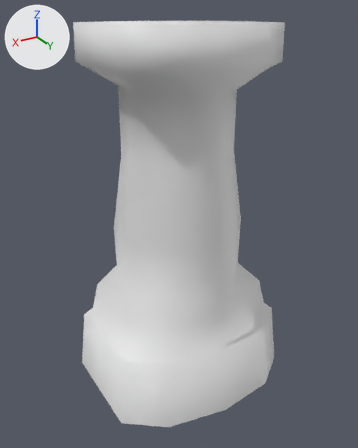
What one commit did to the glTF model client/assets/models/buildings/castle/castle_pillar.glb.
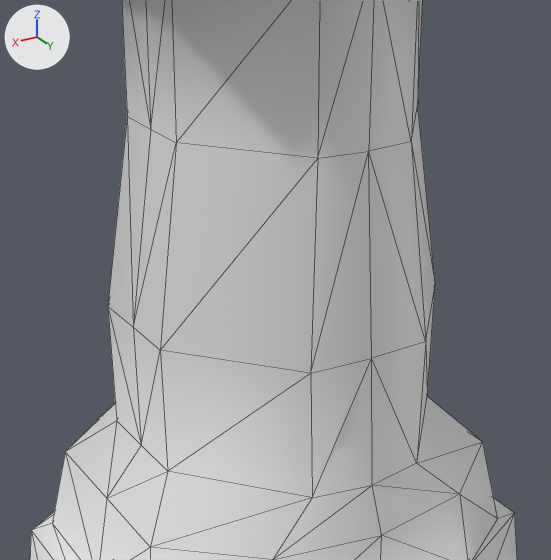
Each version appears first whole from a 50 mm camera at (2.8, 4.68, 4.17) aimed at (0.02, 0.04, 1.85), and next in a close-up on the part from 20% to 80% of the width and 24% to 73% of the height. The axes (+X, +Y, +Z) are drawn at upper left. The lights are the same throughout. The close-ups show mesh edges as thin lines. Vertices at the same position are counted once.

Objects in the first close-up: 'Pillar'.
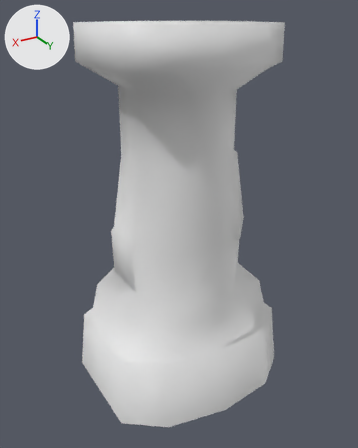
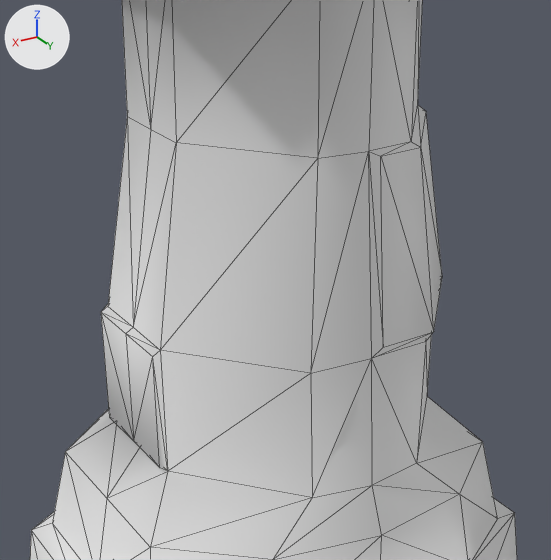
Where the change shows, as pixel boxes [x1, y1, x2, y2] in the close-ups (551 x 560 px):
part 1 of me_grid_003, built on: before [108, 307, 168, 471]; after [101, 304, 168, 471]
part 2 of me_grid_003, built on: before [369, 107, 435, 358]; after [369, 105, 442, 358]

Patch to the scene script:
```diff
--- a/client/assets/models/buildings/castle/castle_pillar.glb.py
+++ b/client/assets/models/buildings/castle/castle_pillar.glb.py
@@ me_grid_003 @@
 # used by ob_pillar; location = (0.0, 0.0, 0.0)
-me_grid_003.from_pydata(...)  # 125 vertices, 236 faces; spans x -1.14..1.14, y -1.06..1.06, z -0.17..4.06
+me_grid_003.from_pydata(...)  # 141 vertices, 268 faces; spans x -1.14..1.14, y -1.06..1.06, z -0.17..4.06
+# me_grid_003 part 1
+# 6 faces are deleted
+# 8 vertices are added at x 0.31..0.75, y -0.77..0.24, z 1.27..1.81
+# 22 new faces join them
+# me_grid_003 part 2
+# 6 faces are deleted
+# 8 vertices are added at x -0.74..-0.06, y 0.03..0.77, z 1.87..2.68
+# 22 new faces join them
```
